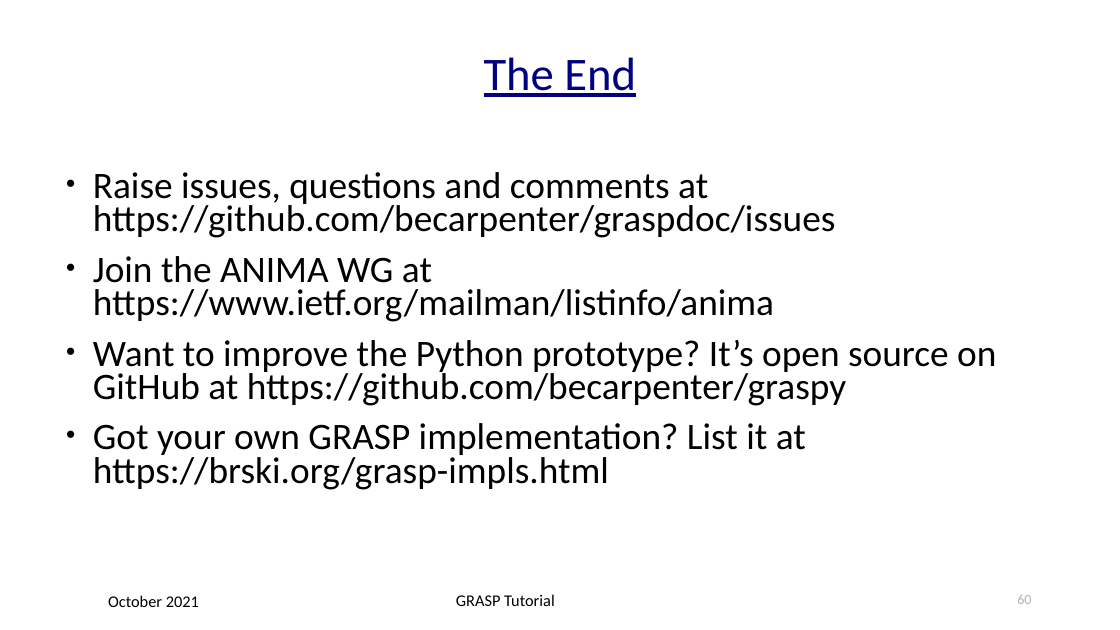
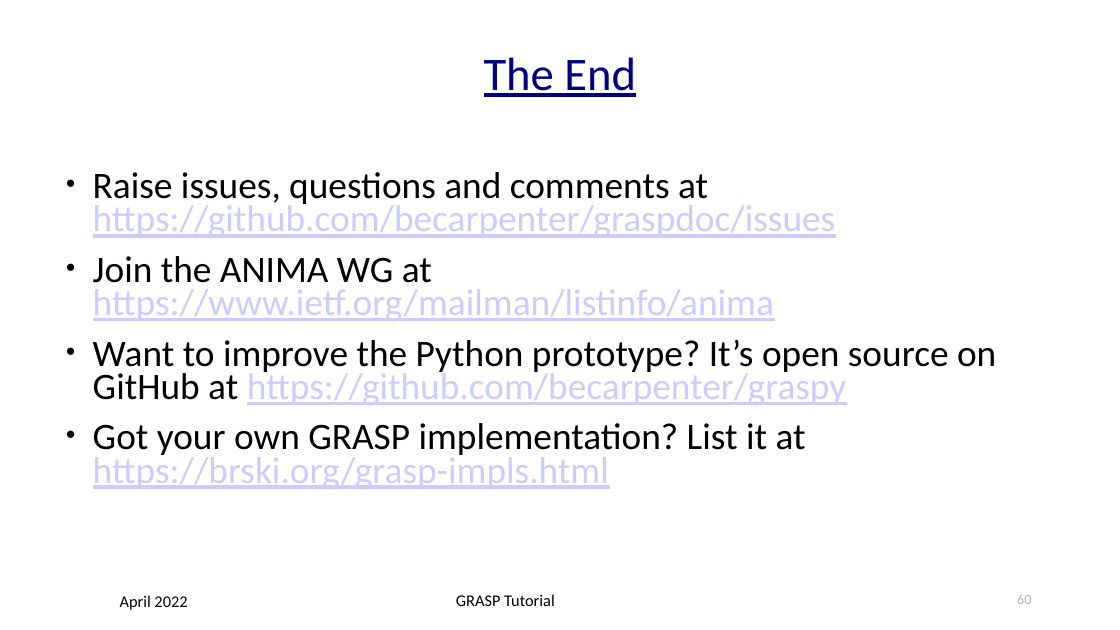
Before and after one commit to becarpenter/graspdoc, a slide deck: slide 60 of GRASP-tutorial.ppt. Drawn at 1120x630 pixels with LibreOffice and Linux fonts; fonts in the diff are those of the drawing. Boxes give left, top, right and bottom in pixels: in the first picture for what was removed or moved away, otherwise in the second. Text is boxed around its words. In the diff, an @@ line names an element or a change of style, - is before the commit and + after.

```diff
--- a/GRASP-tutorial.ppt
+++ b/GRASP-tutorial.ppt
@@ text "Raise issues, questions and comments ..." at box(93, 172, 996, 489): text colour #000000 to #CCCCFF, underline on in "https://github.com/becarpenter/graspdoc/issues", "https://www.ietf.org/mailman/listinfo/anima", "https://github.com/becarpenter/graspy", "https://brski.org/grasp-impls.html" @@
@@ text removed at box(108, 595, 199, 607) @@
-October 2021
@@ text added at box(120, 595, 187, 610), 14 pt, text #000000 @@
+April 2022
```
Also in this commit, not shown: 59 other slides changed, 5 other files.
